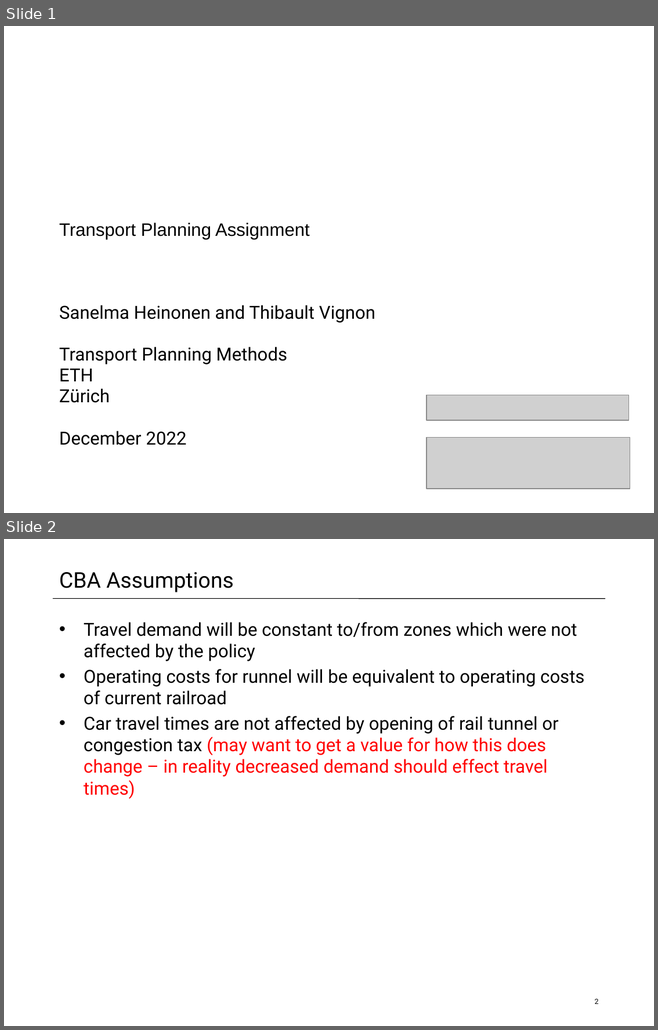
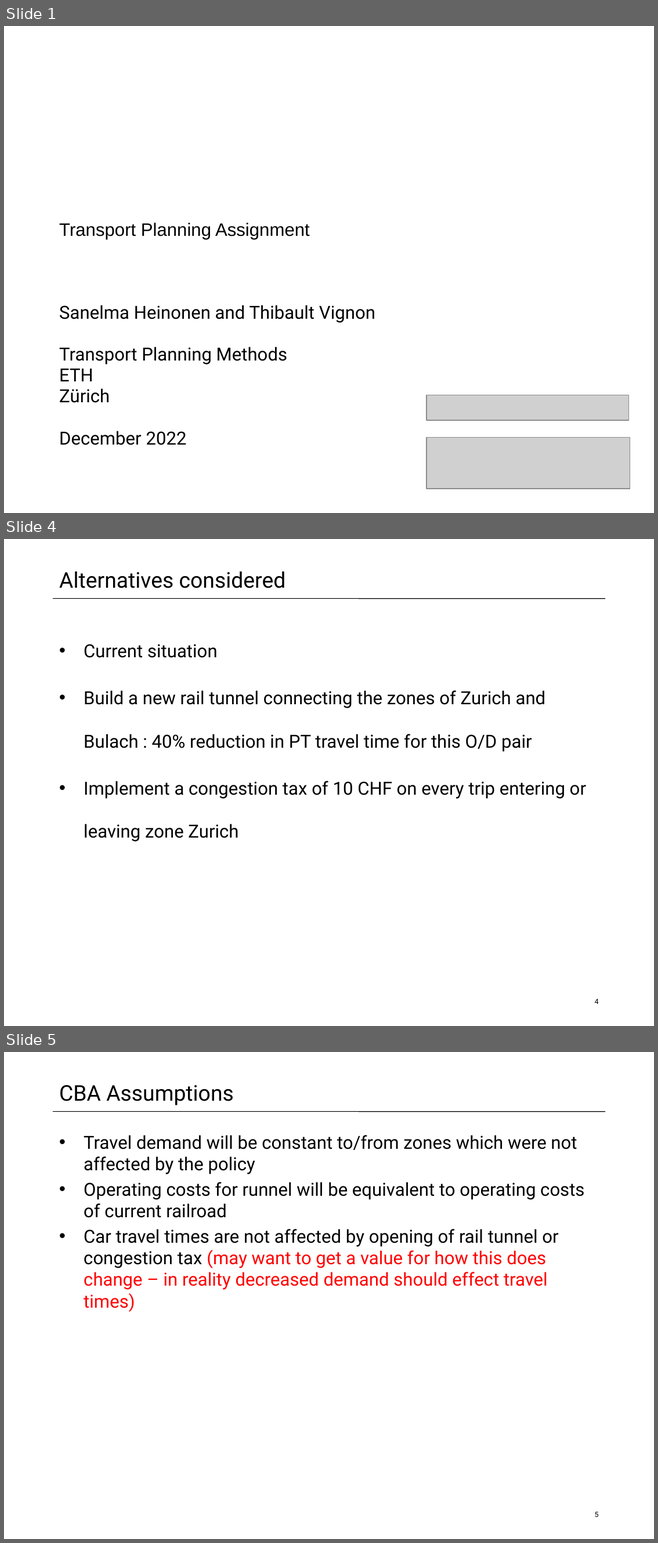
Before and after one commit to thibault-vignon/TransportPlanning, a slide deck: Transport Planning Presentation.pptx. Shown one above the other, each under a label of ours: slides 1 and 2 before the commit, slides 1, 4 and 5 after it; the slides between them are not shown. The pictures are 658x1030 and 658x1543 pixels, drawn with LibreOffice and Linux fonts; fonts in the diff are those of the drawing; grey boxes stand for pictures. Boxes give left, top, right and bottom in pixels: in the first picture for what was removed or moved away, otherwise in the second. Text is boxed around its words. In the diff, an @@ line names an element or a change of style, - is before the commit and + after.

```diff
--- a/Transport Planning Presentation.pptx
+++ b/Transport Planning Presentation.pptx
@@ slide 4 added at <box>4,539,654,1026</box>, background #FFFFFF; not listed: 1 template element that a slide beside it also shows @@
@@ title added at <box>59,571,286,588</box>, 24 pt, text #000000 @@
+Alternatives considered
@@ text added at <box>83,644,586,842</box>, 20 pt, text #000000 @@
+• Current situation
+• Build a new rail tunnel connecting the zones of Zurich and Bulach : 40% reduction in PT travel time for this O/D pair
+• Implement a congestion tax of 10 CHF on every trip entering or leaving zone Zurich
@@ page number added at <box>594,999,598,1004</box>, 8 pt, text #000000 @@
+4
@@ what was slide 2 is now slide 5 @@
@@ page number at <box>594,1512,598,1517</box>: text changed @@
-2
+5
```
Also in this commit, not shown: 1 slide changed, 2 other slides added, 2 other files.
